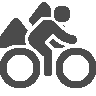
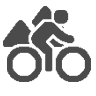
Layers edited between the first and the second 96×96 image:
painted on "Layer 0" over [0,6,96,88]
painted on "Layer 1 copy" over [0,2,65,48]
